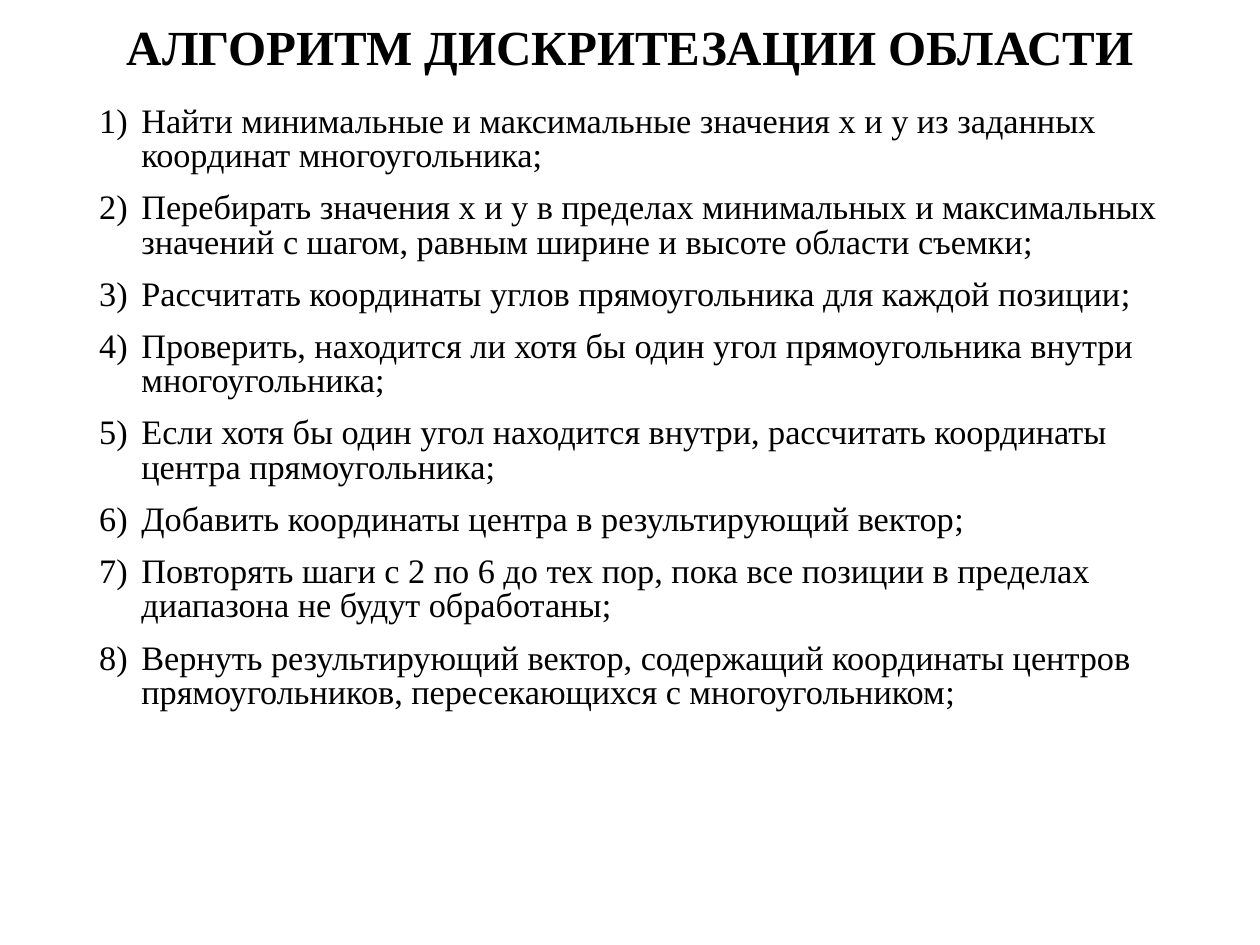
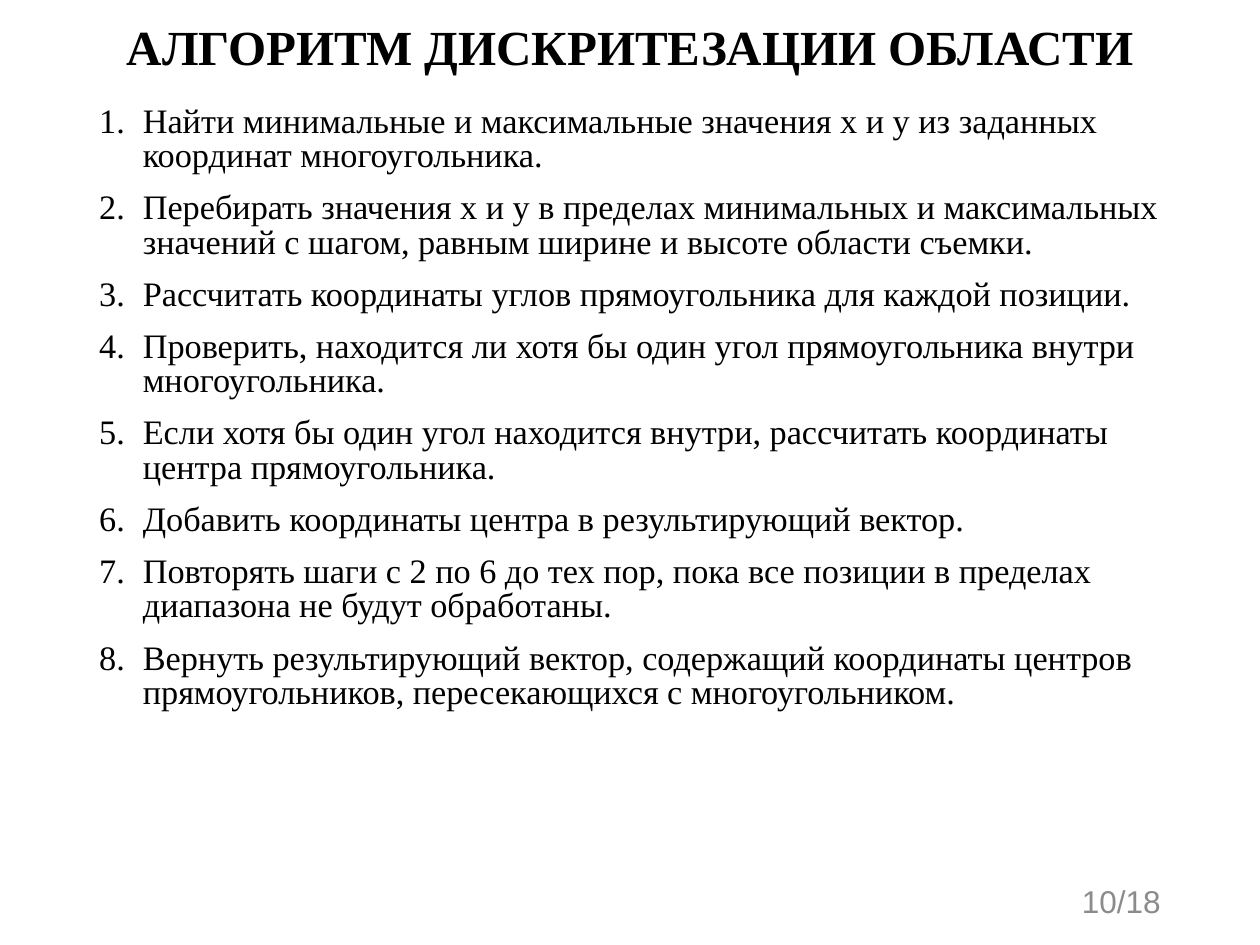
Before and after one commit to evgenkot/uav-route-calculation, a slide deck: slide 10 of doc/Raschupkin_EV_UAV_Route_Planning.pptx (slide 9 before the commit). Drawn at 1260x945 pixels with LibreOffice and Linux fonts; fonts in the diff are those of the drawing. Boxes give left, top, right and bottom in pixels: in the first picture for what was removed or moved away, otherwise in the second. Text is boxed around its words. In the diff, an @@ line names an element or a change of style, - is before the commit and + after.

```diff
--- a/doc/Raschupkin_EV_UAV_Route_Planning.pptx
+++ b/doc/Raschupkin_EV_UAV_Route_Planning.pptx
@@ text at [143, 109, 1158, 711]: text changed @@
-1) Найти минимальные и максимальные значения x и y из заданных координат многоугольника;
-2) Перебирать значения x и y в пределах минимальных и максимальных значений с шагом, равным ширине и высоте области съемки;
-3) Рассчитать координаты углов прямоугольника для каждой позиции;
-4) Проверить, находится ли хотя бы один угол прямоугольника внутри многоугольника;
-5) Если хотя бы один угол находится внутри, рассчитать координаты центра прямоугольника;
-6) Добавить координаты центра в результирующий вектор;
-7) Повторять шаги с 2 по 6 до тех пор, пока все позиции в пределах диапазона не будут обработаны;
-8) Вернуть результирующий вектор, содержащий координаты центров прямоугольников, пересекающихся с многоугольником;
+1. Найти минимальные и максимальные значения x и y из заданных координат многоугольника.
+2. Перебирать значения x и y в пределах минимальных и максимальных значений с шагом, равным ширине и высоте области съемки.
+3. Рассчитать координаты углов прямоугольника для каждой позиции.
+4. Проверить, находится ли хотя бы один угол прямоугольника внутри многоугольника.
+5. Если хотя бы один угол находится внутри, рассчитать координаты центра прямоугольника.
+6. Добавить координаты центра в результирующий вектор.
+7. Повторять шаги с 2 по 6 до тех пор, пока все позиции в пределах диапазона не будут обработаны.
+8. Вернуть результирующий вектор, содержащий координаты центров прямоугольников, пересекающихся с многоугольником.
@@ page number added at [1082, 890, 1161, 913], 18 pt, text #8C8C8C @@
+10/18
```
Also in this commit, not shown: 16 other slides changed, 1 slide added, 1 other file.
